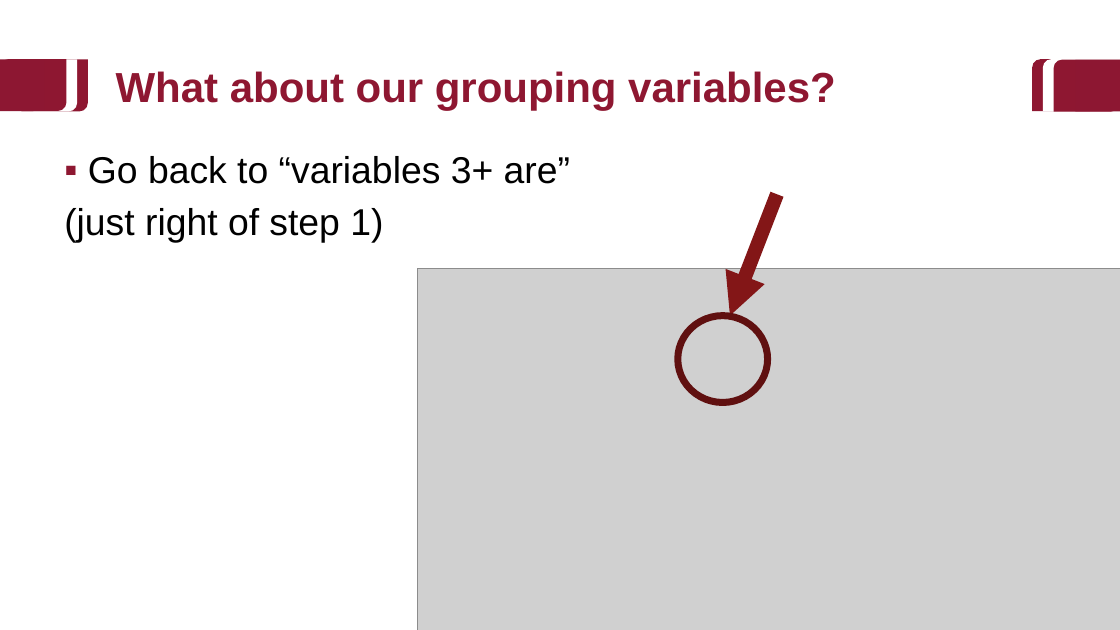
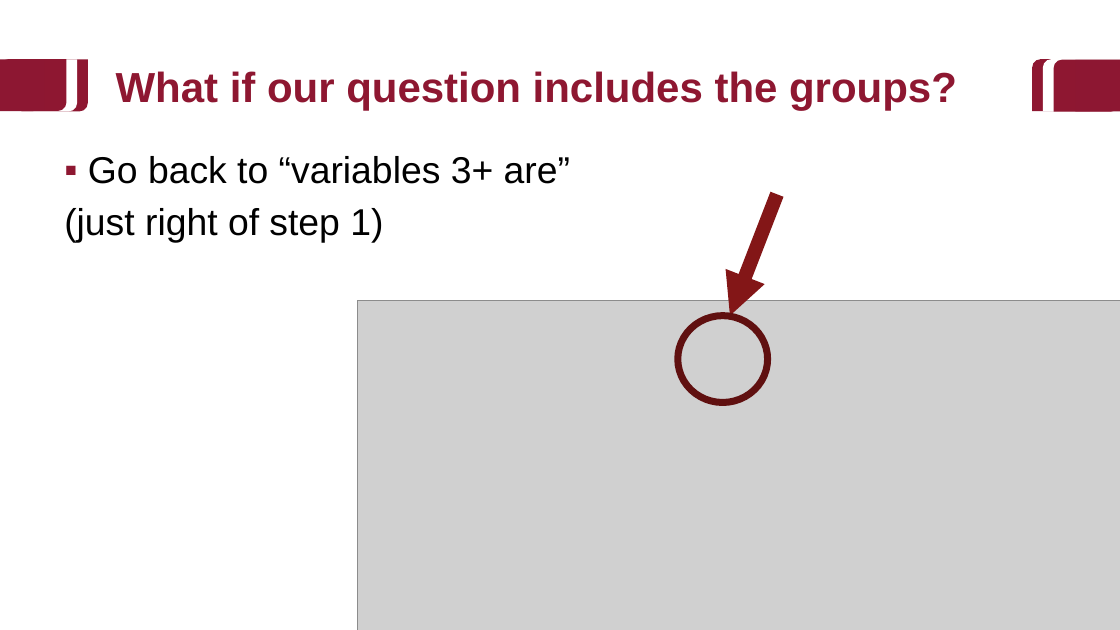
Before and after one commit to baeolophus/2025_data_viz_research, a slide deck: slide 17 of activities.pptx (slide 18 before the commit). Drawn at 1120x630 pixels with LibreOffice and Linux fonts; fonts in the diff are those of the drawing; grey boxes stand for pictures; background and template pictures are left out. Boxes give left, top, right and bottom in pixels: in the first picture for what was removed or moved away, otherwise in the second. Text is boxed around its words. In the diff, an @@ line names an element or a change of style, - is before the commit and + after.

```diff
--- a/activities.pptx
+++ b/activities.pptx
@@ title at [116,71,957,110]: text changed @@
-What about our grouping variables?
+What if our question includes the groups?
@@ picture: place and size @@
-picture at [418,269,1120,630]
+picture at [358,301,1120,630]
```
Also in this commit, not shown: 15 other slides changed, 5 slides added, 2 slides removed.
